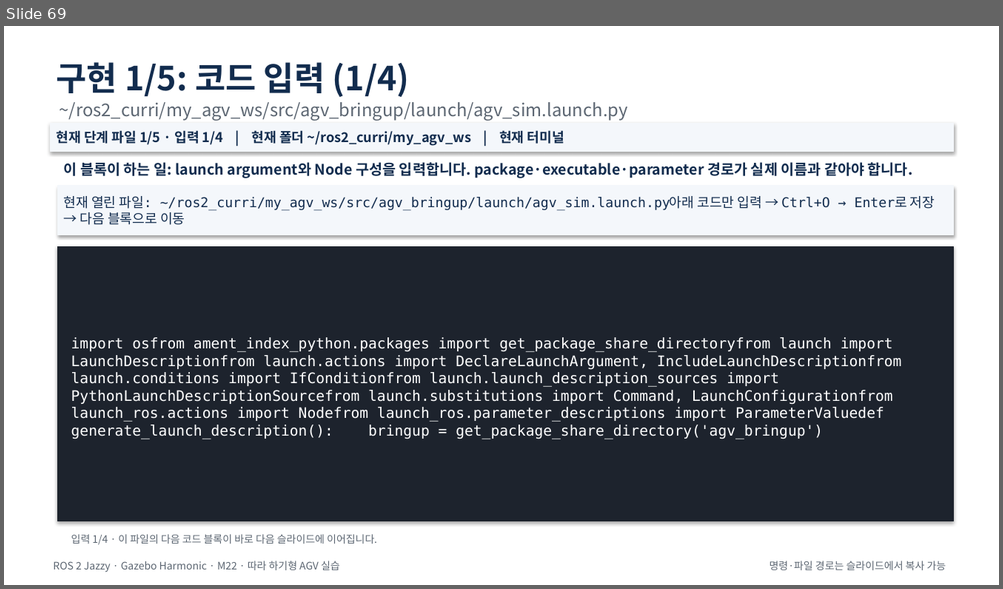
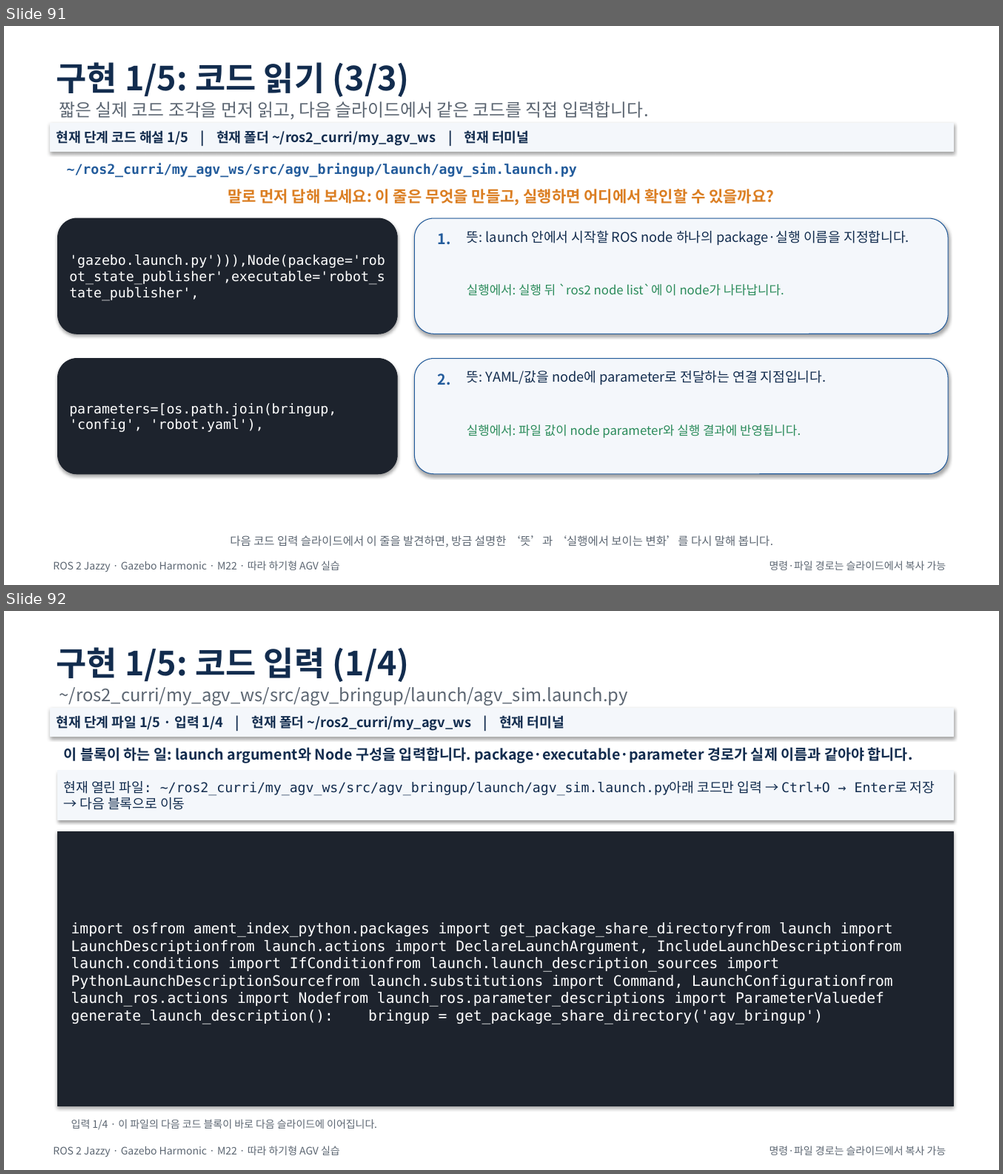
Before and after one commit to choimagon/ros2_curri, a slide deck: blocks/F_integration/Block_F_M시리즈_통합_따라하기.pptx. Shown one above the other, each under a label of ours: slide 69 before the commit, slides 91 and 92 after it. The pictures are 1003x589 and 1003x1174 pixels, drawn with LibreOffice and Linux fonts; fonts in the diff are those of the drawing. Boxes give left, top, right and bottom in pixels: in the first picture for what was removed or moved away, otherwise in the second. Text is boxed around its words. In the diff, an @@ line names an element or a change of style, - is before the commit and + after.

```diff
--- a/blocks/F_integration/Block_F_M시리즈_통합_따라하기.pptx
+++ b/blocks/F_integration/Block_F_M시리즈_통합_따라하기.pptx
@@ slide 91 added at (x1=4, y1=26, x2=999, y2=585), background #FFFFFF @@
@@ text added at (x1=57, y1=62, x2=410, y2=97), 32 pt, text #122C4E, bold @@
+구현 1/5: 코드 읽기 (3/3)
@@ text added at (x1=60, y1=101, x2=649, y2=119), 17 pt, text #5C6672 @@
+짧은 실제 코드 조각을 먼저 읽고, 다음 슬라이드에서 같은 코드를 직접 입력합니다.
@@ rectangle added at (x1=51, y1=123, x2=953, y2=151), fill #F4F7FB, outline #F4F7FB 0.75 pt, 13 pt, text #122C4E, bold @@
+현재 단계 코드 해설 1/5 | 현재 폴더 ~/ros2_curri/my_agv_ws | 현재 터미널
@@ text added at (x1=67, y1=164, x2=577, y2=178), 13 pt, text #225B9B, bold @@
+~/ros2_curri/my_agv_ws/src/agv_bringup/launch/agv_sim.launch.py
@@ text added at (x1=227, y1=189, x2=774, y2=205), 15 pt, text #DB7E22, bold @@
+말로 먼저 답해 보세요: 이 줄은 무엇을 만들고, 실행하면 어디에서 확인할 수 있을까요?
@@ rounded rectangle added at (x1=58, y1=218, x2=397, y2=334), fill #1D232D, outline #1D232D 0.75 pt, 13 pt, text #FFFFFF @@
+'gazebo.launch.py'))),Node(package='robot_state_publisher',executable='robot_state_publisher',
@@ rounded rectangle added at (x1=415, y1=218, x2=948, y2=334), fill #F4F7FB, outline #225B9B 0.75 pt @@
@@ text added at (x1=438, y1=233, x2=451, y2=245), 14 pt, text #225B9B, bold @@
+1.
@@ text added at (x1=466, y1=230, x2=908, y2=246), 13 pt, text #122C4E @@
+뜻: launch 안에서 시작할 ROS node 하나의 package·실행 이름을 지정합니다.
@@ text added at (x1=466, y1=284, x2=784, y2=296), 12 pt, text #2A8B5A @@
+실행에서: 실행 뒤 `ros2 node list`에 이 node가 나타납니다.
@@ rounded rectangle added at (x1=58, y1=359, x2=397, y2=474), fill #1D232D, outline #1D232D 0.75 pt, 13 pt, text #FFFFFF @@
+parameters=[os.path.join(bringup, 'config', 'robot.yaml'),
@@ rounded rectangle added at (x1=415, y1=359, x2=948, y2=474), fill #F4F7FB, outline #225B9B 0.75 pt @@
@@ text added at (x1=438, y1=374, x2=451, y2=386), 14 pt, text #225B9B, bold @@
+2.
@@ text added at (x1=466, y1=371, x2=825, y2=385), 13 pt, text #122C4E @@
+뜻: YAML/값을 node에 parameter로 전달하는 연결 지점입니다.
@@ text added at (x1=466, y1=425, x2=800, y2=438), 12 pt, text #2A8B5A @@
+실행에서: 파일 값이 node parameter와 실행 결과에 반영됩니다.
@@ text added at (x1=230, y1=536, x2=773, y2=548), 11 pt, text #5C6672 @@
+다음 코드 입력 슬라이드에서 이 줄을 발견하면, 방금 설명한 ‘뜻’과 ‘실행에서 보이는 변화’를 다시 말해 봅니다.
@@ text added at (x1=53, y1=561, x2=340, y2=572), 10 pt, text #5C6672 @@
+ROS 2 Jazzy · Gazebo Harmonic · M22 · 따라 하기형 AGV 실습
@@ text added at (x1=769, y1=561, x2=946, y2=571), 10 pt, text #5C6672 @@
+명령·파일 경로는 슬라이드에서 복사 가능
@@ what was slide 69 is now slide 92 @@
```
Also in this commit, not shown: 37 other slides added, 54 other files.
